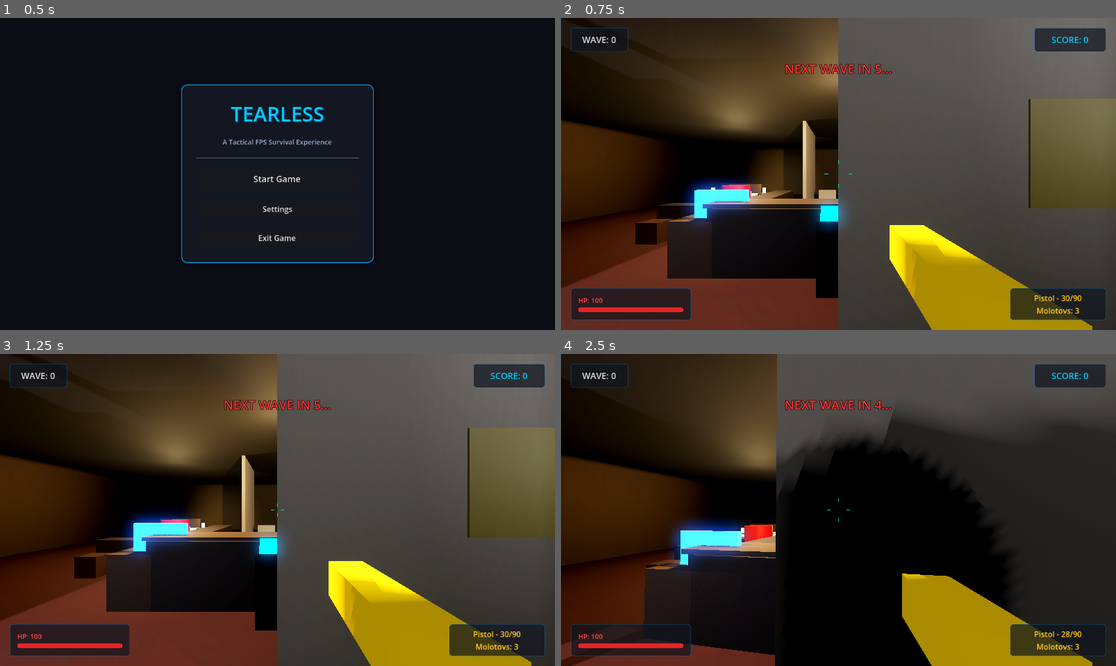
Above: before the commit, frames 1-4 (two rows, left to right).
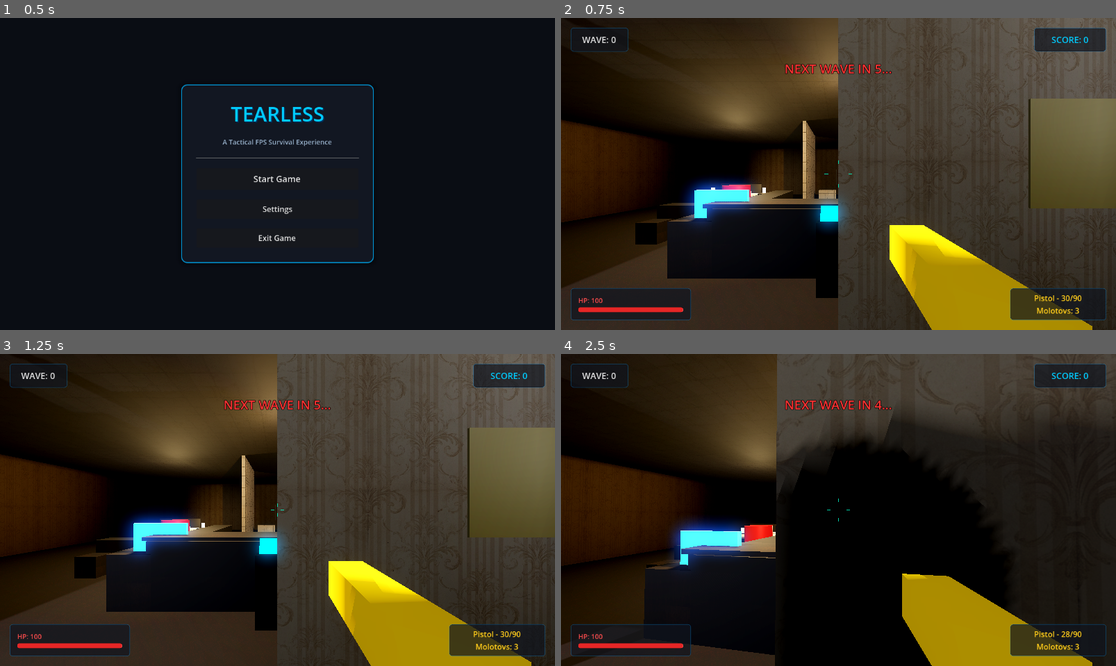
Above: after the commit, the same moments.

Repository: anhluong447/tearless
Game: Godot game, scene res://scenes/main_menu.tscn
The game is run twice, just before and just after one commit, with the same random seed, the same clock (stepped at 60 frames per second) and the same inputs.
Inputs (mouse positions are in pixels of both pictures, inside the frame that each line leads up to):
- Up to frame 1 (0.5 s): no input
- Up to frame 2 (0.75 s): click "Start Game" at 0.5 s
- Up to frame 3 (1.25 s): no input
- Up to frame 4 (2.5 s): tap Enter at 1.25 s; move the mouse to (866, 510) at 1.27 s; hold Right mouse button (ads) 1.28-2.03 s; hold W (move_forward) from 1.28 s (still down); click (866, 510) at 1.42 s; tap Space (jump) at 1.52, 2.27 s; move the mouse to (810, 510) at 2.02 s; click (810, 510) at 2.1 s

Frame 1 is identical in both runs. In frame 2, 20% of the frame differs, in the area x 0-100%, y 0-100%; in frame 3, 20%; in frame 4, 8.0%.

Commit message:
Fix texture format: rename generated texture files from .png to .jpg since they contain JPEG headers, and update path references

Diff:
--- a/scripts/hotel_builder.gd
+++ b/scripts/hotel_builder.gd
@@ -34,25 +34,25 @@
 
 func create_materials() -> void:
 	mat_carpet = _mat(Color(0.18, 0.04, 0.04), 0.95)
-	_apply_texture(mat_carpet, "res://textures/carpet.png", 1.5)
+	_apply_texture(mat_carpet, "res://textures/carpet.jpg", 1.5)
 
 	mat_corridor_carpet = _mat(Color(0.12, 0.08, 0.06), 0.92)
-	_apply_texture(mat_corridor_carpet, "res://textures/carpet.png", 1.5)
+	_apply_texture(mat_corridor_carpet, "res://textures/carpet.jpg", 1.5)
 
 	mat_wall = _mat(Color(0.38, 0.35, 0.28), 0.85)
-	_apply_texture(mat_wall, "res://textures/wallpaper.png", 0.6)
+	_apply_texture(mat_wall, "res://textures/wallpaper.jpg", 0.6)
 
 	mat_wall_accent = _mat(Color(0.28, 0.22, 0.16), 0.85)
-	_apply_texture(mat_wall_accent, "res://textures/wallpaper.png", 0.6)
+	_apply_texture(mat_wall_accent, "res://textures/wallpaper.jpg", 0.6)
 
 	mat_ceiling = _mat(Color(0.1, 0.1, 0.11), 0.9)
-	_apply_texture(mat_ceiling, "res://textures/ceiling.png", 0.8)
+	_apply_texture(mat_ceiling, "res://textures/ceiling.jpg", 0.8)
 
 	mat_wood = _mat(Color(0.22, 0.14, 0.08), 0.75)
-	_apply_texture(mat_wood, "res://textures/wood.png", 1.2)
+	_apply_texture(mat_wood, "res://textures/wood.jpg", 1.2)
 
 	mat_wood_dark = _mat(Color(0.12, 0.07, 0.04), 0.8)
-	_apply_texture(mat_wood_dark, "res://textures/wood.png", 1.2)
+	_apply_texture(mat_wood_dark, "res://textures/wood.jpg", 1.2)
 
 	mat_metal = _mat_metallic(Color(0.5, 0.5, 0.5), 0.7, 0.3)
 	mat_bed_sheet = _mat(Color(0.7, 0.68, 0.62), 0.8)
@@ -60,13 +60,13 @@
 	mat_glass = _mat_metallic(Color(0.15, 0.35, 0.45), 0.85, 0.15)
 
 	mat_debris = _mat(Color(0.14, 0.1, 0.06), 0.9)
-	_apply_texture(mat_debris, "res://textures/wood.png", 1.0)
+	_apply_texture(mat_debris, "res://textures/wood.jpg", 1.0)
 
 	mat_door = _mat(Color(0.3, 0.2, 0.12), 0.7)
-	_apply_texture(mat_door, "res://textures/wood.png", 1.0)
+	_apply_texture(mat_door, "res://textures/wood.jpg", 1.0)
 
 	mat_tile = _mat(Color(0.75, 0.73, 0.7), 0.5)
-	_apply_texture(mat_tile, "res://textures/tile.png", 1.2)
+	_apply_texture(mat_tile, "res://textures/tile.jpg", 1.2)
 
 	mat_mirror = _mat_metallic(Color(0.8, 0.85, 0.9), 0.95, 0.05)
 	mat_elevator_door = _mat_metallic(Color(0.55, 0.48, 0.2), 0.85, 0.25)
Binary file added: textures/carpet.jpg
Binary file added: textures/ceiling.jpg
Binary file added: textures/tile.jpg
Binary file added: textures/wallpaper.jpg
Binary file added: textures/wood.jpg
